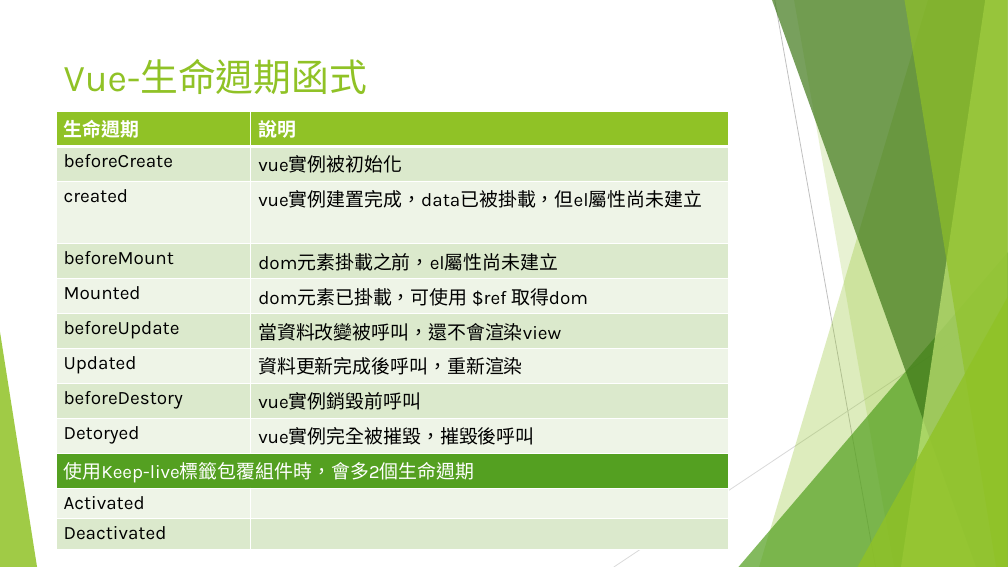
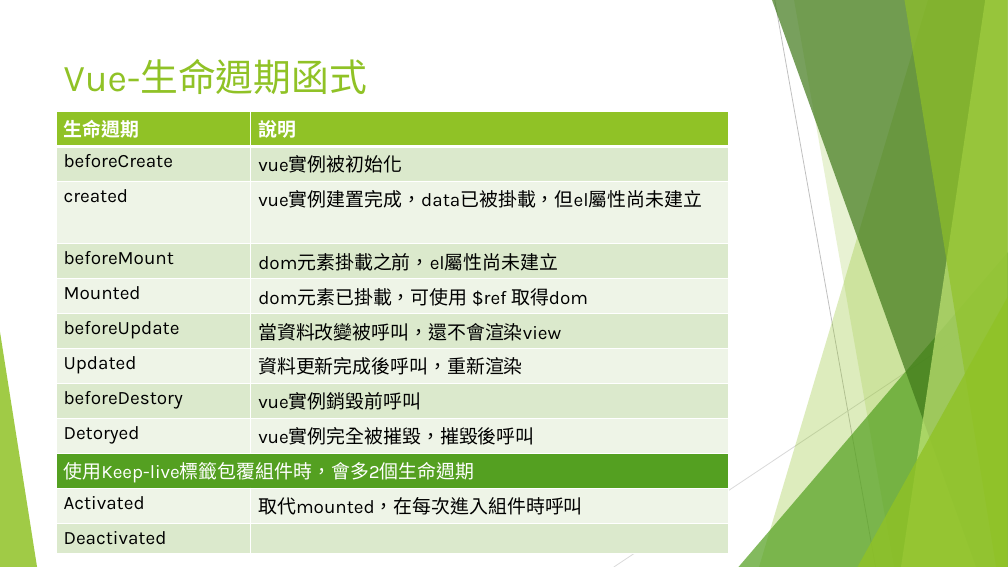
Before and after one commit to JSENESoftware/Education, a slide deck: slide 10 of Vue教育訓練.pptx. Drawn at 1008x567 pixels with LibreOffice and Linux fonts; fonts in the diff are those of the drawing. Boxes give left, top, right and bottom in pixels: in the first picture for what was removed or moved away, otherwise in the second. Text is boxed around its words. In the diff, an @@ line names an element or a change of style, - is before the commit and + after.

Commit message:
Watch & Comouted & 生命週期函式補充

```diff
--- a/Vue教育訓練.pptx
+++ b/Vue教育訓練.pptx
@@ table at bbox=[56, 111, 728, 549] @@
-row 11, column 2: 
+row 11, column 2: 取代mounted，在每次進入組件時呼叫
```
Also in this commit, not shown: 1 other slide changed, 1 slide added, 7 slides removed.
